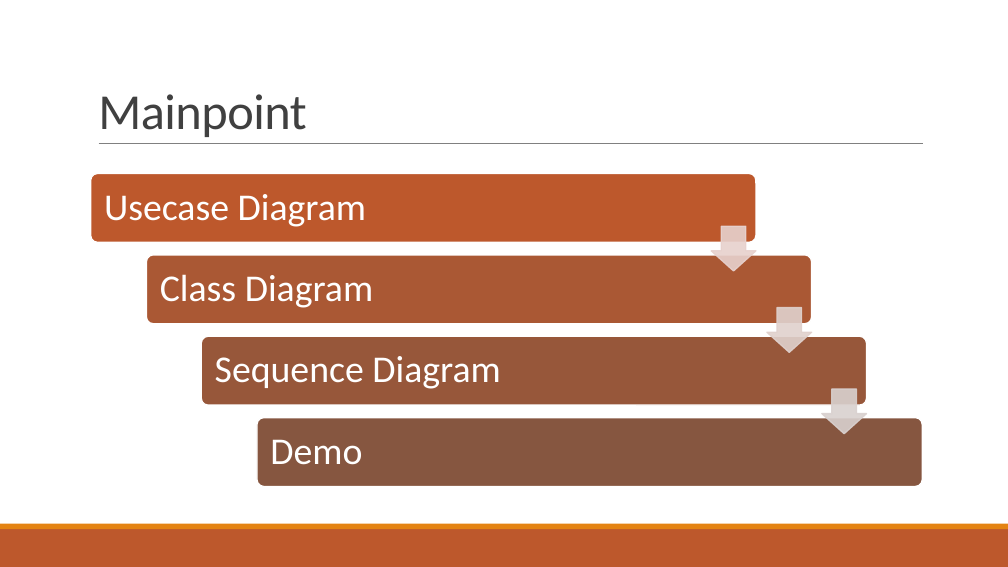
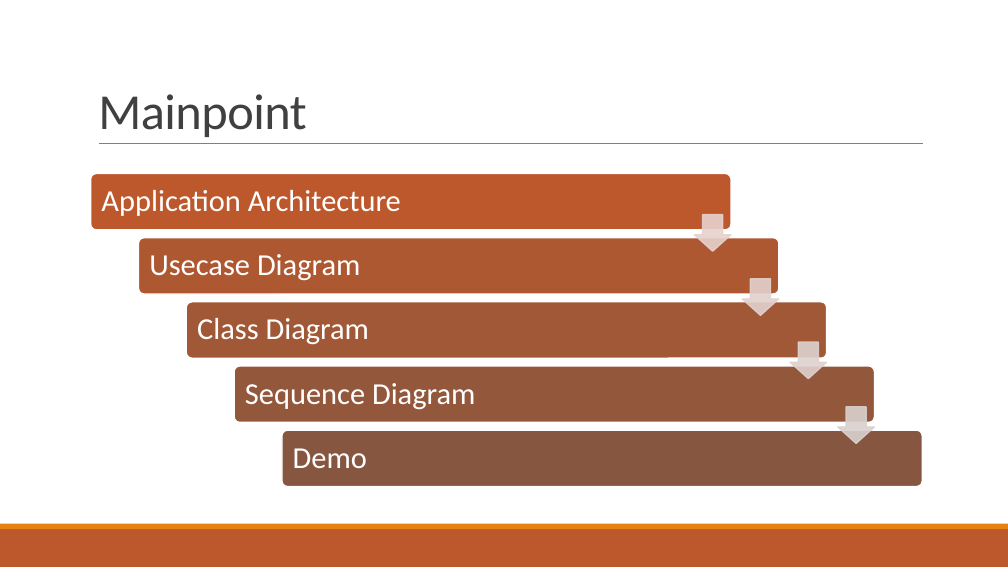
Before and after one commit to khanpn/miu-mpp-librarysystem, a slide deck: slide 2 of Slide/3N Slide.pptx. Drawn at 1008x567 pixels with LibreOffice and Linux fonts; fonts in the diff are those of the drawing. Boxes give left, top, right and bottom in pixels: in the first picture for what was removed or moved away, otherwise in the second. Text is boxed around its words. In the diff, an @@ line names an element or a change of style, - is before the commit and + after.

Commit message:
fix: update presentation slides

```diff
--- a/Slide/3N Slide.pptx
+++ b/Slide/3N Slide.pptx
@@ rounded rectangle resized from (x1=91, y1=173, x2=756, y2=242) to (x1=91, y1=173, x2=731, y2=230) @@
@@ text added at (x1=101, y1=190, x2=401, y2=216), 29 pt, text #FFFFFF @@
+Application Architecture
@@ rounded rectangle resized from (x1=147, y1=255, x2=812, y2=324) to (x1=138, y1=237, x2=779, y2=294) @@
@@ rounded rectangle at (x1=138, y1=237, x2=779, y2=294): fill #AA5834 to #AE5832 @@
@@ down arrow resized from (x1=712, y1=226, x2=756, y2=271) to (x1=695, y1=215, x2=731, y2=251) @@
@@ size 36 to 29 pt; less space between paragraphs in 4 elements at (x1=293, y1=448, x2=367, y2=468), (x1=245, y1=383, x2=475, y2=410), (x1=197, y1=318, x2=369, y2=345), (x1=149, y1=254, x2=360, y2=281) @@
@@ text "Usecase Diagram" moved from (x1=104, y1=194, x2=366, y2=227) to (x1=149, y1=254, x2=360, y2=281) @@
@@ down arrow added at (x1=743, y1=279, x2=779, y2=315), fill #E3D1CD at 90% opacity, outline #E3D1CD 1.25 pt @@
@@ rounded rectangle added at (x1=186, y1=302, x2=827, y2=358), fill #A05837, outline #FFFFFF 1.25 pt @@
@@ text "Class Diagram" moved from (x1=160, y1=274, x2=373, y2=308) to (x1=197, y1=318, x2=369, y2=345) @@
@@ down arrow resized from (x1=767, y1=308, x2=811, y2=352) to (x1=790, y1=342, x2=827, y2=378) @@
@@ down arrow at (x1=790, y1=342, x2=827, y2=378): fill #E1D1CE at 90% opacity to #DED1CE at 90% opacity; outline #E1D1CE 1.25 pt to #DED1CE 1.25 pt @@
@@ rounded rectangle resized from (x1=201, y1=337, x2=867, y2=405) to (x1=234, y1=366, x2=875, y2=423) @@
@@ rounded rectangle at (x1=234, y1=366, x2=875, y2=423): fill #97573A to #93573C @@
@@ text "Sequence Diagram" moved from (x1=215, y1=356, x2=500, y2=389) to (x1=245, y1=383, x2=475, y2=410) @@
@@ down arrow resized from (x1=822, y1=389, x2=867, y2=434) to (x1=838, y1=407, x2=874, y2=443) @@
@@ rounded rectangle resized from (x1=257, y1=417, x2=923, y2=486) to (x1=282, y1=430, x2=923, y2=487) @@
@@ text "Demo" moved from (x1=270, y1=439, x2=362, y2=465) to (x1=293, y1=448, x2=367, y2=468) @@
```
Also in this commit, not shown: 3 other slides changed, 4 slides added, 2 other files.
